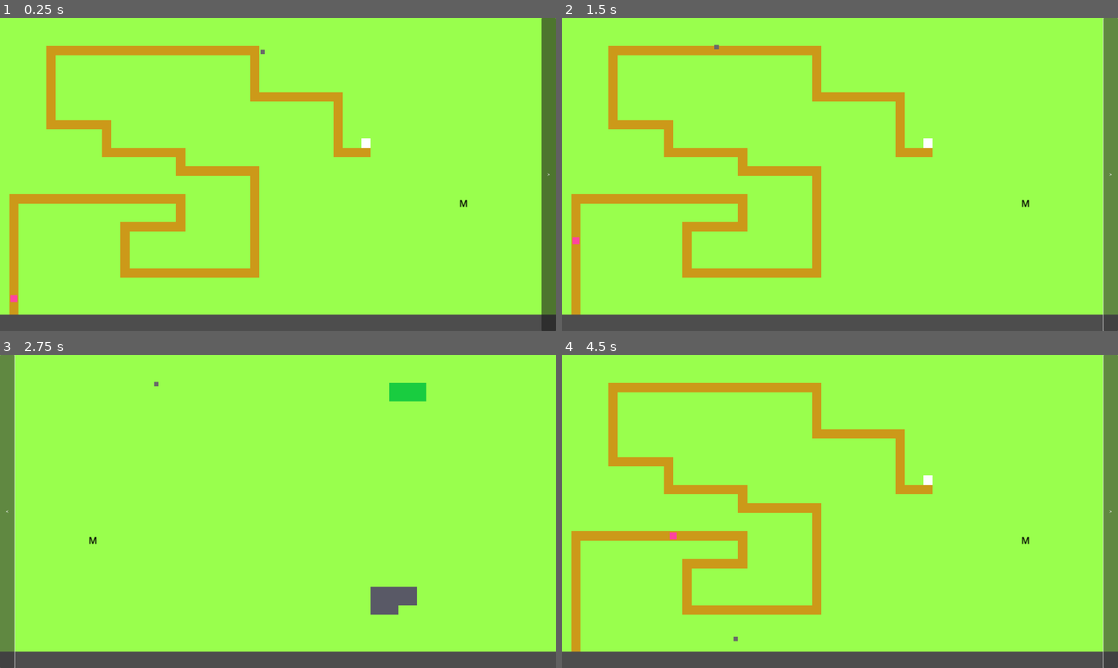
Above: before the commit, frames 1-4 (two rows, left to right).
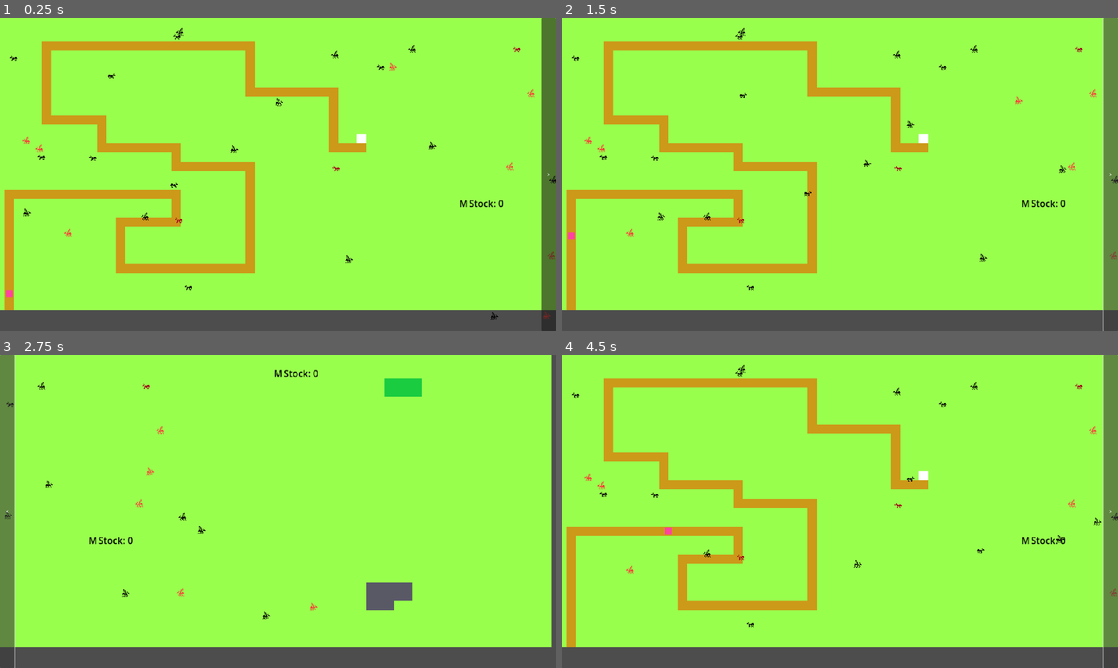
Above: after the commit, the same moments.

Repository: Harrimaga/LD56
Game: Godot game, scene res://Scenes/Main.tscn
Two runs of this game, one before a commit and one after it. Both use one fixed random seed, a clock stepped at 60 frames per second and the inputs below.
Inputs:
- Up to frame 1 (0.25 s): no input
- Up to frame 2 (1.5 s): click ">" at 0.5 s; click "<" at 1.25 s
- Up to frame 3 (2.75 s): click ">" at 2 s
- Up to frame 4 (4.5 s): click "<" at 2.75 s; click ">" at 3.5 s; click "<" at 4.25 s

The runs differ from the first frame. In frame 1, 9.5% of the frame differs, in the area x 0-100%, y 3-97%; in frame 2, 9.5%; in frame 3, 3.5%; in frame 4, 9.5%.

Commit message:
Ants doen iets met tasks

Diff:
--- /dev/null
+++ b/Core/TaskManager.gd
@@ -0,0 +1,62 @@
+extends Node
+
+var worker_pool : Array[Ant]
+var task_pool : Array[Task]
+
+func add_to_pool(ant : Ant):
+	worker_pool.push_back(ant)
+
+func remove_from_pool() -> Ant:
+	return worker_pool.pop_back()
+
+func kill_ant(ant : Ant):
+	for i in range(worker_pool.size()):
+		if worker_pool[i] == ant:
+			worker_pool[i] = worker_pool.back()
+			worker_pool.pop_back()
+			return
+
+	for task in task_pool:
+		for i in range(task.worker_pool.size()):
+			if task.worker_pool[i] == ant:
+				task.worker_pool[i] = task.worker_pool.back()
+				task.worker_pool.pop_back()
+				return
+
+func add_task(origin : Location, destination : Location, capacity : int):
+	task_pool.push_back(Task.new(origin, destination, capacity))
+
+func remove_task(task : Task):
+	var i = task_pool.size()
+	while i >= 0:
+		if task_pool[i] == task:
+			worker_pool.append_array(task.worker_pool)
+
+			task_pool[i] == task_pool.back()
+			task_pool.pop_back()
+			break
+		i -= 1
+
+func _process(delta: float) -> void:
+	for task in task_pool:
+		if worker_pool.size() <= 0: break
+
+		while worker_pool.size() > 0 and task.worker_pool.size() < task.capacity:
+			var ant : Ant = worker_pool.pop_back()
+			ant.task = task
+			ant.age = ant.lifespan
+			ant.path = [task.origin.position]
+			ant.flip_h = ant.path[0].x > ant.position.x
+			task.worker_pool.push_back(ant)
+
+class Task:
+	var origin : Location
+	var destination : Location
+	var capacity : int
+
+	var worker_pool : Array[Ant]
+
+	func _init(p_origin : Location, p_destination : Location, p_capacity : int):
+		origin = p_origin
+		destination = p_destination
+		capacity = p_capacity
--- a/Scenes/Enemies/Enemy.tscn
+++ b/Scenes/Enemies/Enemy.tscn
@@ -7,5 +7,4 @@
 modulate = Color(1, 0.262745, 0.623529, 1)
 scale = Vector2(1.5, 1.5)
 texture = ExtResource("1_d5d3g")
-offset = Vector2(11, 11)
 script = ExtResource("2_kuvfi")
--- a/Scenes/Locations/Mine.tscn
+++ b/Scenes/Locations/Mine.tscn
@@ -3,9 +3,12 @@
 [ext_resource type="Texture2D" uid="uid://fhdxapdf81dj" path="res://Assets/Textures/Pixel.png" id="1_oq34n"]
 [ext_resource type="Script" path="res://Scenes/Locations/mine.gd" id="1_vbqh6"]
 
-[node name="Mine" type="Sprite2D"]
+[node name="Mine" type="Node2D"]
+z_index = 1
+script = ExtResource("1_vbqh6")
+
+[node name="Sprite2D" type="Sprite2D" parent="."]
 texture = ExtResource("1_oq34n")
-script = ExtResource("1_vbqh6")
 
 [node name="Label" type="Label" parent="."]
 offset_left = -7.0
@@ -14,3 +17,12 @@
 offset_bottom = 11.0
 theme_override_colors/font_color = Color(0, 0, 0, 1)
 text = "M"
+
+[node name="RichTextLabel" type="RichTextLabel" parent="."]
+self_modulate = Color(0, 0, 0, 1)
+offset_left = 10.0
+offset_top = -12.0
+offset_right = 169.0
+offset_bottom = 12.0
+bbcode_enabled = true
+text = "Stock: 0"
--- a/Scenes/Locations/location.gd
+++ b/Scenes/Locations/location.gd
@@ -1,6 +1,15 @@
-class_name Location extends Sprite2D
+class_name Location extends Node2D
 
-var stockpile : Array[int] ## Wood, Stone
+var stockpile : Array[int] = [0, 0]## Wood, Stone
+
+func origin_action(ant : Ant):
+	pass
+
+func destination_action(ant : Ant):
+	pass
+
+func get_resource_tile(wood : bool) -> Tile:
+	return get_node("/root/Main/Map").get_closest_resource(wood, position)
 
 func move_resource(resource : CarryingResource):
 	match resource.type:
--- a/Scenes/Locations/mine.gd
+++ b/Scenes/Locations/mine.gd
@@ -1,11 +1,19 @@
 extends Location
 
+@onready var stockpile_label : RichTextLabel = $RichTextLabel
+
+var capacity : int = 5
 
 # Called when the node enters the scene tree for the first time.
 func _ready() -> void:
-	pass # Replace with function body.
-
+	add_task()
 
 # Called every frame. 'delta' is the elapsed time since the previous frame.
 func _process(delta: float) -> void:
-	pass
+	stockpile_label.text = "Stock: " + str(stockpile[1])
+
+func destination_action(ant : Ant):
+	ant.remove_from_inventory()
+
+func add_task():
+	TaskManager.add_task(get_resource_tile(false), self, capacity)
--- a/Scenes/Tiles/ground.gd
+++ b/Scenes/Tiles/ground.gd
@@ -1,4 +1,4 @@
-class_name Tile extends Sprite2D
+class_name Tile extends Location
 
 var walkable : bool
 var path : bool
@@ -14,6 +14,10 @@
 # Called every frame. 'delta' is the elapsed time since the previous frame.
 func _process(delta: float) -> void:
 	pass
+
+func origin_action(ant : Ant):
+	for i in range(ant.inventory_max):
+		ant.add_to_inventory(CarryingResource.new(CarryingResource.ResourceType.WOOD if hasWood else CarryingResource.ResourceType.STONE))
 
 func build(p_building):
 	building = p_building
--- a/Scenes/Tiles/ground.tscn
+++ b/Scenes/Tiles/ground.tscn
@@ -6,5 +6,4 @@
 [node name="Ground" type="Sprite2D"]
 scale = Vector2(2, 2)
 texture = ExtResource("1_bqq20")
-offset = Vector2(8, 8)
 script = ExtResource("2_xpwiw")
--- a/Scenes/Units/BasicAnt.tscn
+++ b/Scenes/Units/BasicAnt.tscn
@@ -1,9 +1,48 @@
-[gd_scene load_steps=3 format=3 uid="uid://cghofycs5pnm0"]
+[gd_scene load_steps=8 format=3 uid="uid://cghofycs5pnm0"]
 
-[ext_resource type="Texture2D" uid="uid://fhdxapdf81dj" path="res://Assets/Textures/Pixel.png" id="1_wpuy5"]
+[ext_resource type="Texture2D" uid="uid://cvd8mm2pi46rl" path="res://Assets/Textures/WalkingAnt.png" id="1_7pcbh"]
 [ext_resource type="Script" path="res://Scenes/Units/basic_ant.gd" id="2_e886o"]
 
-[node name="BasicAnt" type="Sprite2D"]
+[sub_resource type="AtlasTexture" id="AtlasTexture_wg2xv"]
+atlas = ExtResource("1_7pcbh")
+region = Rect2(0, 0, 16, 16)
+
+[sub_resource type="AtlasTexture" id="AtlasTexture_q41xn"]
+atlas = ExtResource("1_7pcbh")
+region = Rect2(16, 0, 16, 16)
+
+[sub_resource type="AtlasTexture" id="AtlasTexture_pk6s8"]
+atlas = ExtResource("1_7pcbh")
+region = Rect2(32, 0, 16, 16)
+
+[sub_resource type="AtlasTexture" id="AtlasTexture_hi8hv"]
+atlas = ExtResource("1_7pcbh")
+region = Rect2(48, 0, 16, 16)
+
+[sub_resource type="SpriteFrames" id="SpriteFrames_spahc"]
+animations = [{
+"frames": [{
+"duration": 1.0,
+"texture": SubResource("AtlasTexture_wg2xv")
+}, {
+"duration": 1.0,
+"texture": SubResource("AtlasTexture_q41xn")
+}, {
+"duration": 1.0,
+"texture": SubResource("AtlasTexture_pk6s8")
+}, {
+"duration": 1.0,
+"texture": SubResource("AtlasTexture_hi8hv")
+}],
+"loop": true,
+"name": &"default",
+"speed": 20.0
+}]
+
+[node name="BasicAnt" type="AnimatedSprite2D"]
 self_modulate = Color(0, 0, 0, 1)
-texture = ExtResource("1_wpuy5")
+scale = Vector2(2, 2)
+sprite_frames = SubResource("SpriteFrames_spahc")
+autoplay = "default"
+frame_progress = 0.753892
 script = ExtResource("2_e886o")
--- a/Scenes/Units/FlyingAnt.tscn
+++ b/Scenes/Units/FlyingAnt.tscn
@@ -1,9 +1,48 @@
-[gd_scene load_steps=3 format=3 uid="uid://ctd5mb516l1jo"]
+[gd_scene load_steps=8 format=3 uid="uid://ctd5mb516l1jo"]
 
-[ext_resource type="Texture2D" uid="uid://fhdxapdf81dj" path="res://Assets/Textures/Pixel.png" id="1_doyn8"]
+[ext_resource type="Texture2D" uid="uid://b6aym7yu45jr8" path="res://Assets/Textures/FlyingAnt.png" id="1_chuu2"]
 [ext_resource type="Script" path="res://Scenes/Units/flying_ant.gd" id="1_ijvi8"]
 
-[node name="FlyingAnt" type="Sprite2D"]
-self_modulate = Color(0.412152, 0.412152, 0.412152, 1)
-texture = ExtResource("1_doyn8")
+[sub_resource type="AtlasTexture" id="AtlasTexture_lc1qx"]
+atlas = ExtResource("1_chuu2")
+region = Rect2(0, 0, 16, 16)
+
+[sub_resource type="AtlasTexture" id="AtlasTexture_h6lgn"]
+atlas = ExtResource("1_chuu2")
+region = Rect2(16, 0, 16, 16)
+
+[sub_resource type="AtlasTexture" id="AtlasTexture_65o7o"]
+atlas = ExtResource("1_chuu2")
+region = Rect2(32, 0, 16, 16)
+
+[sub_resource type="AtlasTexture" id="AtlasTexture_utw0v"]
+atlas = ExtResource("1_chuu2")
+region = Rect2(48, 0, 16, 16)
+
+[sub_resource type="SpriteFrames" id="SpriteFrames_teu7x"]
+animations = [{
+"frames": [{
+"duration": 1.0,
+"texture": SubResource("AtlasTexture_lc1qx")
+}, {
+"duration": 1.0,
+"texture": SubResource("AtlasTexture_h6lgn")
+}, {
+"duration": 1.0,
+"texture": SubResource("AtlasTexture_65o7o")
+}, {
+"duration": 1.0,
+"texture": SubResource("AtlasTexture_utw0v")
+}],
+"loop": true,
+"name": &"default",
+"speed": 40.0
+}]
+
+[node name="FlyingAnt" type="AnimatedSprite2D"]
+self_modulate = Color(0, 0, 0, 1)
+scale = Vector2(2, 2)
+sprite_frames = SubResource("SpriteFrames_teu7x")
+autoplay = "default"
+frame_progress = 0.477449
 script = ExtResource("1_ijvi8")
--- a/Scenes/Units/RedAnt.tscn
+++ b/Scenes/Units/RedAnt.tscn
@@ -1,9 +1,48 @@
-[gd_scene load_steps=3 format=3 uid="uid://b0vjirb38e637"]
+[gd_scene load_steps=8 format=3 uid="uid://b0vjirb38e637"]
 
-[ext_resource type="Texture2D" uid="uid://fhdxapdf81dj" path="res://Assets/Textures/Pixel.png" id="1_17dye"]
+[ext_resource type="Texture2D" uid="uid://cvd8mm2pi46rl" path="res://Assets/Textures/WalkingAnt.png" id="1_5lf0e"]
 [ext_resource type="Script" path="res://Scenes/Units/red_ant.gd" id="1_u85yd"]
 
-[node name="RedAnt" type="Sprite2D"]
+[sub_resource type="AtlasTexture" id="AtlasTexture_uo34q"]
+atlas = ExtResource("1_5lf0e")
+region = Rect2(0, 0, 16, 16)
+
+[sub_resource type="AtlasTexture" id="AtlasTexture_85fuy"]
+atlas = ExtResource("1_5lf0e")
+region = Rect2(16, 0, 16, 16)
+
+[sub_resource type="AtlasTexture" id="AtlasTexture_yw750"]
+atlas = ExtResource("1_5lf0e")
+region = Rect2(32, 0, 16, 16)
+
+[sub_resource type="AtlasTexture" id="AtlasTexture_7sb2a"]
+atlas = ExtResource("1_5lf0e")
+region = Rect2(48, 0, 16, 16)
+
+[sub_resource type="SpriteFrames" id="SpriteFrames_ju7c4"]
+animations = [{
+"frames": [{
+"duration": 1.0,
+"texture": SubResource("AtlasTexture_uo34q")
+}, {
+"duration": 1.0,
+"texture": SubResource("AtlasTexture_85fuy")
+}, {
+"duration": 1.0,
+"texture": SubResource("AtlasTexture_yw750")
+}, {
+"duration": 1.0,
+"texture": SubResource("AtlasTexture_7sb2a")
+}],
+"loop": true,
+"name": &"default",
+"speed": 20.0
+}]
+
+[node name="RedAnt" type="AnimatedSprite2D"]
 self_modulate = Color(0.635977, 0, 0.0973, 1)
-texture = ExtResource("1_17dye")
+scale = Vector2(2, 2)
+sprite_frames = SubResource("SpriteFrames_ju7c4")
+autoplay = "default"
+frame_progress = 0.995555
 script = ExtResource("1_u85yd")
--- a/Scenes/Units/RedFlyingAnt.tscn
+++ b/Scenes/Units/RedFlyingAnt.tscn
@@ -1,9 +1,48 @@
-[gd_scene load_steps=3 format=3 uid="uid://xth3fpbowqw1"]
+[gd_scene load_steps=8 format=3 uid="uid://xth3fpbowqw1"]
 
 [ext_resource type="Script" path="res://Scenes/Units/red_flying_ant.gd" id="1_1pykk"]
-[ext_resource type="Texture2D" uid="uid://fhdxapdf81dj" path="res://Assets/Textures/Pixel.png" id="1_058ho"]
+[ext_resource type="Texture2D" uid="uid://b6aym7yu45jr8" path="res://Assets/Textures/FlyingAnt.png" id="1_myvne"]
 
-[node name="RedFlyingAnt" type="Sprite2D"]
-self_modulate = Color(0.99208, 0.431198, 0.385035, 1)
-texture = ExtResource("1_058ho")
+[sub_resource type="AtlasTexture" id="AtlasTexture_bog0g"]
+atlas = ExtResource("1_myvne")
+region = Rect2(0, 0, 16, 16)
+
+[sub_resource type="AtlasTexture" id="AtlasTexture_xsonn"]
+atlas = ExtResource("1_myvne")
+region = Rect2(16, 0, 16, 16)
+
+[sub_resource type="AtlasTexture" id="AtlasTexture_wc7i4"]
+atlas = ExtResource("1_myvne")
+region = Rect2(32, 0, 16, 16)
+
+[sub_resource type="AtlasTexture" id="AtlasTexture_kcujv"]
+atlas = ExtResource("1_myvne")
+region = Rect2(48, 0, 16, 16)
+
+[sub_resource type="SpriteFrames" id="SpriteFrames_30mke"]
+animations = [{
+"frames": [{
+"duration": 1.0,
+"texture": SubResource("AtlasTexture_bog0g")
+}, {
+"duration": 1.0,
+"texture": SubResource("AtlasTexture_xsonn")
+}, {
+"duration": 1.0,
+"texture": SubResource("AtlasTexture_wc7i4")
+}, {
+"duration": 1.0,
+"texture": SubResource("AtlasTexture_kcujv")
+}],
+"loop": true,
+"name": &"default",
+"speed": 40.0
+}]
+
+[node name="RedFlyingAnt" type="AnimatedSprite2D"]
+self_modulate = Color(0.980127, 0.234297, 0.218166, 1)
+scale = Vector2(2, 2)
+sprite_frames = SubResource("SpriteFrames_30mke")
+autoplay = "default"
+frame_progress = 0.583004
 script = ExtResource("1_1pykk")
--- a/Scenes/Units/ant.gd
+++ b/Scenes/Units/ant.gd
@@ -1,10 +1,9 @@
-class_name Ant extends Sprite2D
+class_name Ant extends AnimatedSprite2D
 
 enum AntType { BASIC, FLYING, RED, REDFLYING }
 enum WorkType { MINE, WOOD, BUILD, TRANSPORT }
 
-var origin : Location
-var destination : Location
+var task : TaskManager.Task
 var path : Array[Vector2]
 var path_pointer : int
 var work_type : WorkType
@@ -23,23 +22,25 @@
 	inventory = []
 	age = lifespan
 
-	destination = Location.new()
-	origin = Location.new()
-
 	position = Vector2(randf_range(0, 1920), randf_range(0, 1080))
-	origin.position = position
-	destination.position = Vector2(randf_range(0, 1920), randf_range(0, 1080))
 
 # Called every frame. 'delta' is the elapsed time since the previous frame.
 func _process(delta: float) -> void:
 	## Lifespan update
-	age -= delta
+	if task != null:
+		age -= delta
 	## TODO: Death
 
 	## Find path, do work
 
 	if path_pointer >= path.size():
-		return
+		do_work()
+
+		if inventory.size() == 0 and age <= 0:
+			TaskManager.kill_ant(self)
+			queue_free()
+
+	if path.size() == 0: return
 
 	position = position.move_toward(path[path_pointer], speed*delta * (1.2 if is_flying else 1))
 
@@ -47,10 +48,17 @@
 		position = path[path_pointer]
 		path_pointer += 1
 
-func do_work(p_work_type : WorkType, p_origin : Location, p_destination : Location):
-	origin = p_origin
-	destination = p_destination
-	work_type = p_work_type
+func do_work():
+	if task == null: return
+	if (position - task.destination.global_position).length() <= 0.1:
+		task.destination.destination_action(self)
+		path = [task.origin.global_position]
+	else:
+		task.origin.origin_action(self)
+		path = [task.destination.global_position]
+
+	path_pointer = 0
+	flip_h = path[path_pointer].x > position.x
 
 func add_to_inventory(resource : CarryingResource) -> bool:
 	if inventory.size() < inventory_max:
@@ -60,6 +68,6 @@
 
 func remove_from_inventory():
 	for resource in inventory:
-		destination.move_resource(resource)
+		task.destination.move_resource(resource)
 
 	inventory = []
--- a/Scenes/Units/basic_ant.gd
+++ b/Scenes/Units/basic_ant.gd
@@ -2,7 +2,7 @@
 
 func _ready() -> void:
 	inventory_max = 1
-	speed = 1000
+	speed = 200
 	is_flying = false
-	lifespan = 200
+	lifespan = 20
 	super._ready()
--- a/Scenes/Units/flying_ant.gd
+++ b/Scenes/Units/flying_ant.gd
@@ -2,7 +2,7 @@
 
 func _ready() -> void:
 	inventory_max = 1
-	speed = 1000
+	speed = 200
 	is_flying = false
 	lifespan = 5
 	super._ready()
--- a/Scenes/Units/red_ant.gd
+++ b/Scenes/Units/red_ant.gd
@@ -2,7 +2,7 @@
 
 func _ready() -> void:
 	inventory_max = 3
-	speed = 1000
+	speed = 200
 	is_flying = false
 	lifespan = 200
 	super._ready()
--- a/Scenes/Units/red_flying_ant.gd
+++ b/Scenes/Units/red_flying_ant.gd
@@ -2,7 +2,7 @@
 
 func _ready() -> void:
 	inventory_max = 3
-	speed = 1000
+	speed = 200
 	is_flying = false
 	lifespan = 200
 	super._ready()
--- a/Scenes/main.gd
+++ b/Scenes/main.gd
@@ -6,8 +6,6 @@
 						   preload("res://Scenes/Units/RedAnt.tscn"),
 						   preload("res://Scenes/Units/RedFlyingAnt.tscn")]
 
-var ants : Array[Ant]
-
 var TD_screen_active = true
 
 
@@ -15,12 +13,10 @@
 func _ready() -> void:
 	cam.make_current()
 
-	ants = []
-
-	var ant : Ant = ant_scenes[1].instantiate()
-	ant.path = [Vector2(100, 100), Vector2(1820, 100), Vector2(1820, 980), Vector2(100, 980)]
-	ants.append(ant)
-	add_child(ant)
+	for i in range(30):
+		var ant : Ant = ant_scenes.pick_random().instantiate()
+		TaskManager.add_to_pool(ant)
+		add_child(ant)
 
 # Called every frame. 'delta' is the elapsed time since the previous frame.
 func _process(delta: float) -> void:
--- a/Scenes/map.gd
+++ b/Scenes/map.gd
@@ -11,6 +11,9 @@
 var goal : Vector2
 var route : Array
 
+var stone_tiles : Array[Tile]
+var wood_tiles : Array[Tile]
+
 # Called when the node enters the scene tree for the first time.
 func _ready() -> void:
 	loadMap("res://Assets/Levels/lvl.txt")
@@ -20,6 +23,8 @@
 
 	var mine : Location = mine_scene.instantiate()
 	build(mine, 50, 20)
+	var mine2 : Location = mine_scene.instantiate()
+	build(mine2, 70, 2)
 
 func spawnEnemy() -> void:
 	var e = enemy.instantiate()
@@ -85,8 +90,12 @@
 			match lines[y][x]:
 				'.': t.setGroundTile()
 				'p': t.setPathTile()
-				'w': t.setWoodTile()
-				's': t.setStoneTile()
+				'w':
+					t.setWoodTile()
+					wood_tiles.append(t)
+				's':
+					t.setStoneTile()
+					stone_tiles.append(t)
 				'b': t.setPathTile();beginPoint = Vector2(x, y - 1)
 				'e': t.setPathTile();goal = Vector2(x, y - 1)
 			t.setPos(Vector2(x*32, (y - 1) * 32))
@@ -94,3 +103,25 @@
 
 func build(building : Location, x : int, y : int):
 	getTile(x, y).build(building)
+
+func get_closest_resource(wood : bool, position : Vector2) -> Tile:
+
+	var closest : Tile = null
+	var distance : float = INF
+
+	if wood:
+		for tile in wood_tiles:
+			var d = (tile.position - position).length_squared()
+
+			if d < distance:
+				closest = tile
+				distance = d
+	else:
+		for tile in stone_tiles:
+			var d = (tile.position - position).length_squared()
+
+			if d < distance:
+				closest = tile
+				distance = d
+
+	return closest
--- a/project.godot
+++ b/project.godot
@@ -18,8 +18,14 @@
 [autoload]
 
 GameflowManager="*res://Core/GameflowManager.gd"
+TaskManager="*res://Core/TaskManager.gd"
+
 [display]
 
 window/size/viewport_width=1920
 window/size/viewport_height=1080
 window/stretch/mode="viewport"
+
+[rendering]
+
+textures/canvas_textures/default_texture_filter=0
Binary file added: Assets/Textures/FlyingAnt.png
Not shown, added: Assets/Textures/FlyingAnt.png.import
Binary file added: Assets/Textures/WalkingAnt.png
Not shown, added: Assets/Textures/WalkingAnt.png.import
